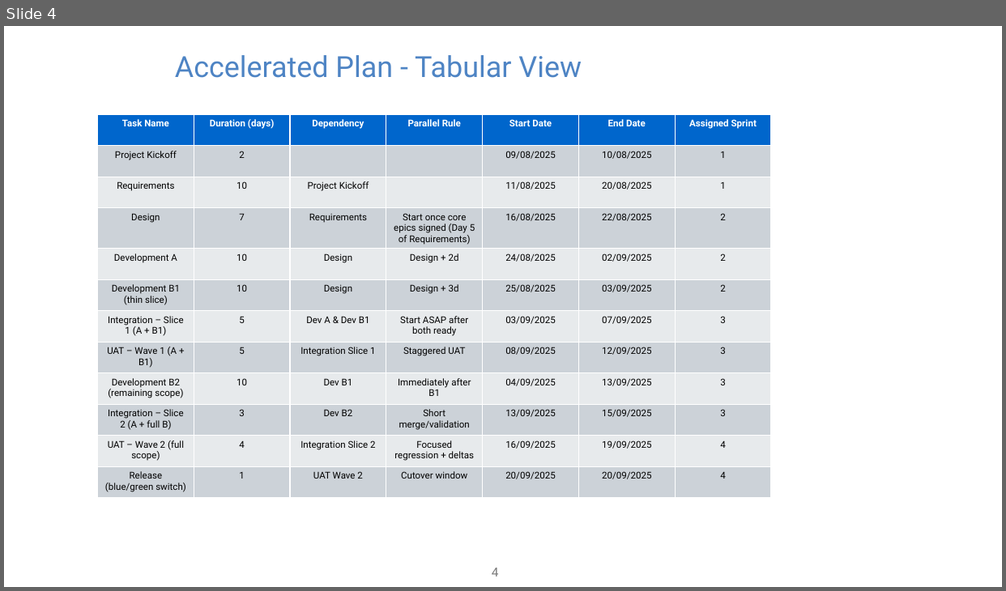
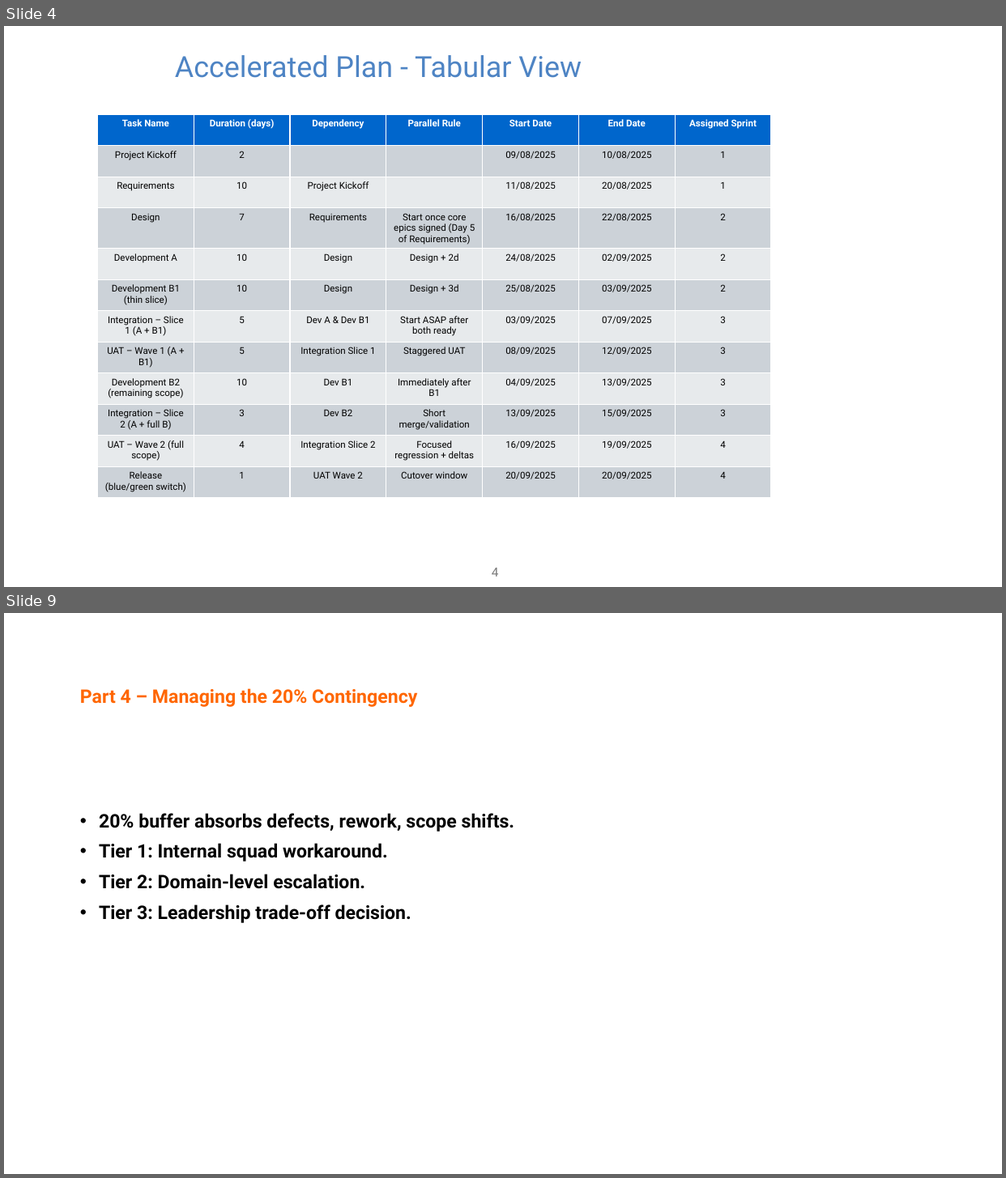
Before and after one commit to bishwanathsen11011987-cell/pace-of-delivery-data-engineering, a slide deck: Pace of Delivery.pptx. Shown one above the other, each under a label of ours: slide 4 before the commit, slides 4 and 9 after it; the slides between them are not shown. The pictures are 1006x591 and 1006x1178 pixels, drawn with LibreOffice and Linux fonts; fonts in the diff are those of the drawing. Boxes give left, top, right and bottom in pixels: in the first picture for what was removed or moved away, otherwise in the second. Text is boxed around its words. In the diff, an @@ line names an element or a change of style, - is before the commit and + after.

```diff
--- a/Pace of Delivery.pptx
+++ b/Pace of Delivery.pptx
@@ slide 9 added at (4, 613, 1002, 1174), background #FFFFFF @@
@@ title added at (80, 688, 417, 707), 18 pt, text #FF6600, bold @@
+Part 4 – Managing the 20% Contingency
@@ text added at (99, 813, 515, 923), 18 pt, text #000000, bold @@
+• 20% buffer absorbs defects, rework, scope shifts.
+• Tier 1: Internal squad workaround.
+• Tier 2: Domain-level escalation.
+• Tier 3: Leadership trade-off decision.
```
Also in this commit, not shown: 7 other slides added.
